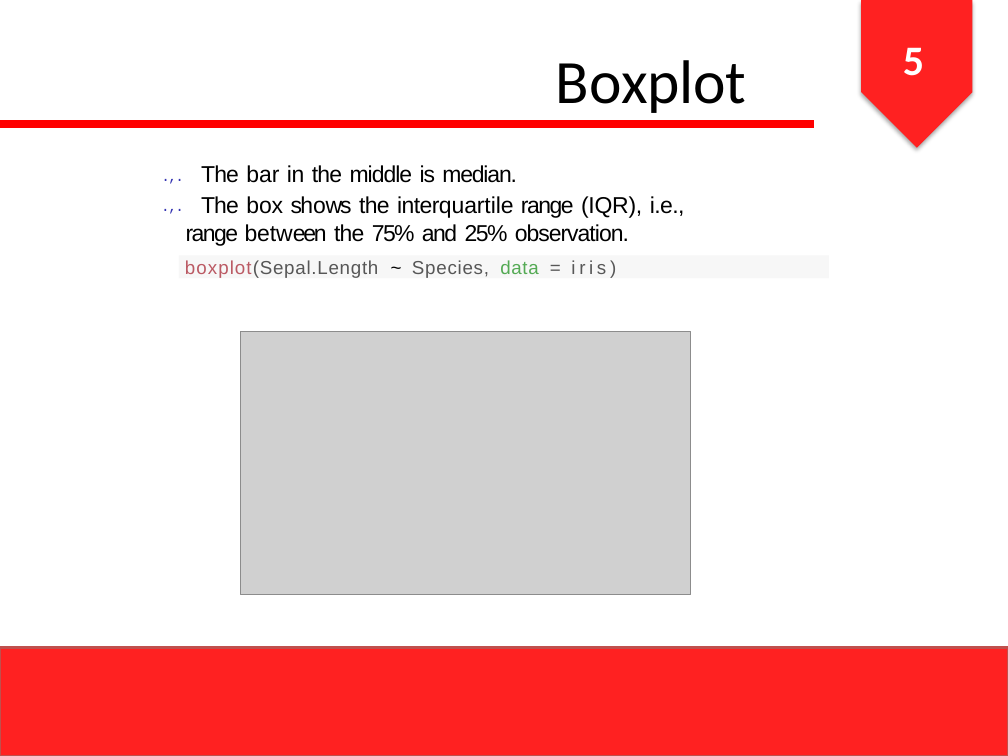
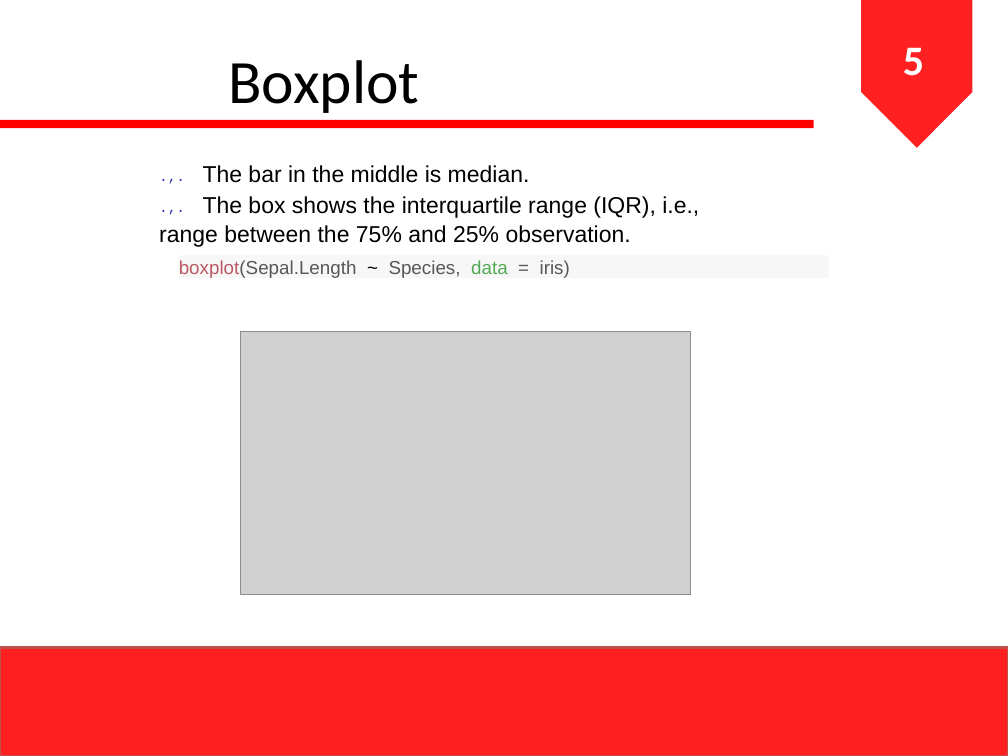
Before and after one commit to ihsanarifr/TugasKuliah, a slide deck: slide 6 of CodeDatamining/prak4/Slide Praktikum 4.pptx. Drawn at 1008x756 pixels with LibreOffice and Linux fonts; fonts in the diff are those of the drawing; grey boxes stand for pictures. Boxes give left, top, right and bottom in pixels: in the first picture for what was removed or moved away, otherwise in the second. Text is boxed around its words. In the diff, an @@ line names an element or a change of style, - is before the commit and + after.

```diff
--- a/CodeDatamining/prak4/Slide Praktikum 4.pptx
+++ b/CodeDatamining/prak4/Slide Praktikum 4.pptx
@@ pentagon arrow at <box>861,0,972,148</box>: shadow off; proportions changed @@
@@ text added at <box>228,60,419,113</box>, 44 pt, text #000000 @@
+Boxplot
@@ title removed at <box>555,60,746,113</box> @@
-Boxplot
@@ text ".,. The bar in the ..." at <box>159,165,699,247</box>: now superscript in ".,.", ".,."; letter spacing -1.1 to 0 pt in ".,. bar", ".,. 75% 25%"; letter spacing -0.6 to 0 pt in "The", "The interquartile"; letter spacing -1.6 to 0 pt in "bar", "box between"; letter spacing -0.3 to 0 pt in "in", "box between"; letter spacing -0.5 to 0 pt in "the", "the between the"; letter spacing -0.7 to 0 pt in "middle", "box observation."; letter spacing -0.9 to 0 pt in "is"; letter spacing -0.8 to 0 pt in "median.", "between"; letter spacing -1.3 to 0 pt in "shows"; letter spacing -1.9 to 0 pt in "shows interquartile"; letter spacing -1.4 to 0 pt in "shows between"; letter spacing -0.4 to 0 pt in "interquartile i.e.,"; letter spacing -0.1 to 0 pt in "interquartile (IQR),"; letter spacing -1 to 0 pt in "range range and"; indent changed; line spacing 1.03 to 1.02 @@
@@ rectangle "boxplot(Sepal.Length ~ Species, data = ..." at <box>178,255,829,277</box>: letter spacing 0.7 to 0 pt in "boxplot(Sepal.Length"; letter spacing 0.5 to 0 pt in "boxplot(Sepal.Length Species, data"; letter spacing -0.9 to 0 pt in "~ ="; letter spacing 2.6 to 0 pt in "iris)"; indent changed @@
```
Also in this commit, not shown: 18 other slides changed, 18 other files.
